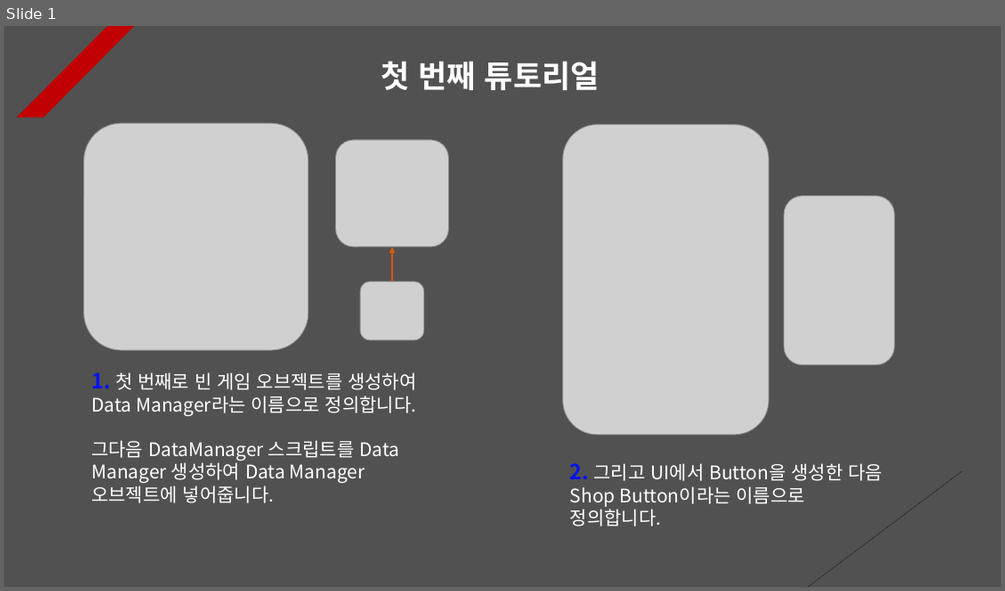
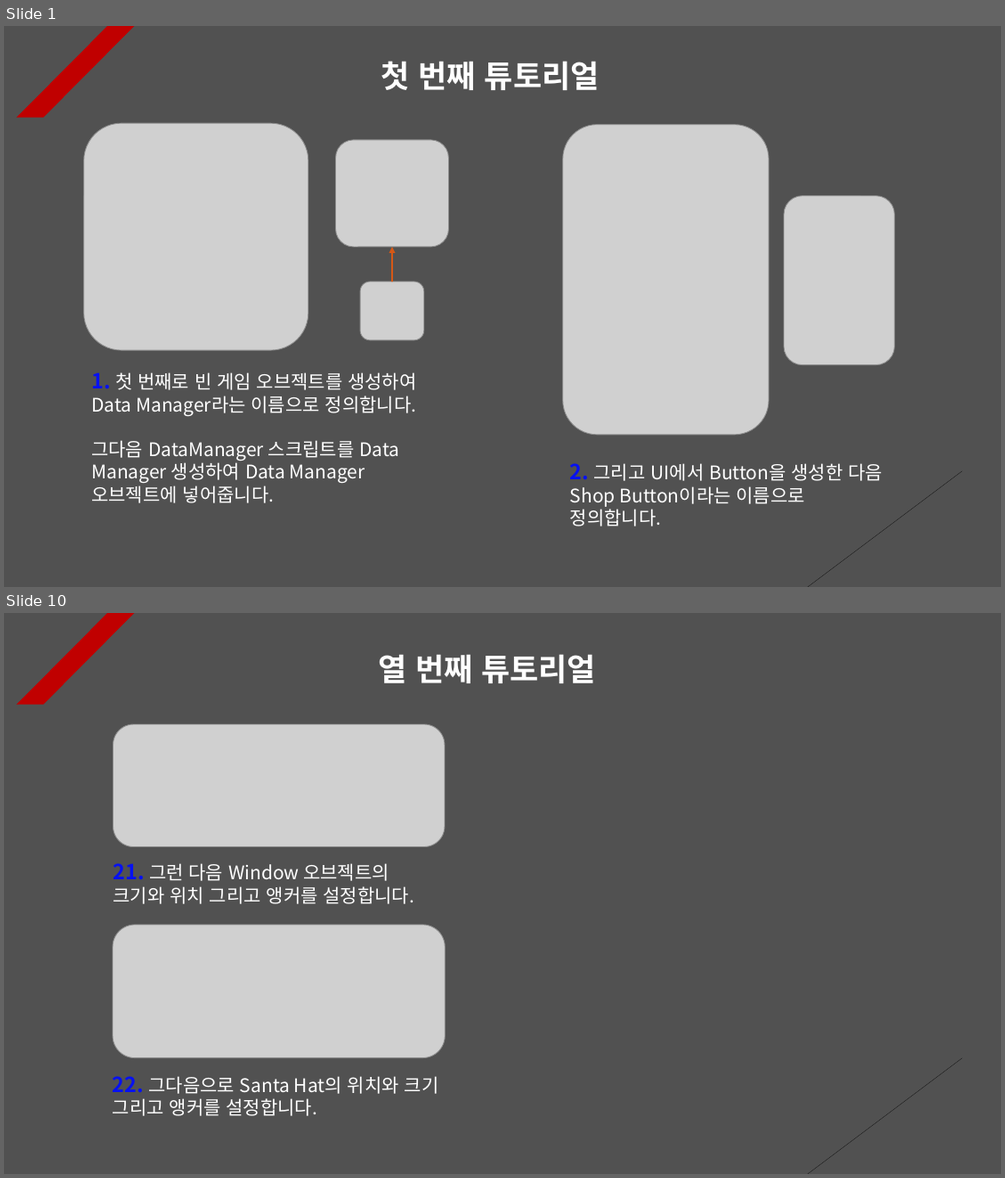
Before and after one commit to Unity2033/3D-UnityEngine, a slide deck: Assets/Class/Raycast/PPT Data/RayCast Example.pptx. Shown one above the other, each under a label of ours: slide 1 before the commit, slides 1 and 10 after it; the slides between them are not shown. The pictures are 1005x591 and 1005x1178 pixels, drawn with LibreOffice and Linux fonts; fonts in the diff are those of the drawing; grey boxes stand for pictures. Boxes give left, top, right and bottom in pixels: in the first picture for what was removed or moved away, otherwise in the second. Text is boxed around its words. In the diff, an @@ line names an element or a change of style, - is before the commit and + after.

```diff
--- a/Assets/Class/Raycast/PPT Data/RayCast Example.pptx
+++ b/Assets/Class/Raycast/PPT Data/RayCast Example.pptx
@@ slide 10 added at [4,613,1001,1174], background #515151; not listed: 2 template elements that a slide beside it also shows @@
@@ text added at [378,654,596,683], 30 pt, text #FFFFFF, bold @@
+열 번째 튜토리얼
@@ picture added at [113,724,445,847] @@
@@ text added at [113,863,414,904], 18 pt, text #FFFFFF @@
+21. 그런 다음 Window 오브젝트의 크기와 위치 그리고 앵커를 설정합니다.
@@ picture added at [113,925,445,1058] @@
@@ text added at [113,1076,439,1116], 18 pt, text #FFFFFF @@
+22. 그다음으로 Santa Hat의 위치와 크기 그리고 앵커를 설정합니다.
```
Also in this commit, not shown: 7 slides changed, 1 other slide added, 45 other files.
